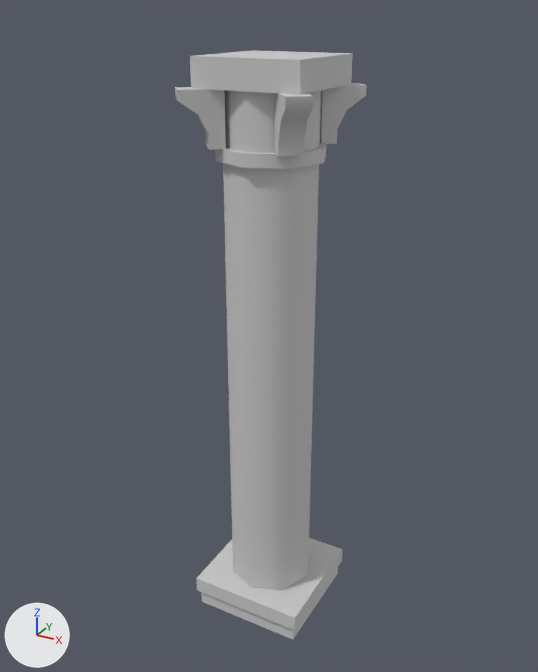
One commit to the FBX model Assets/Models/Environment/ST_Temple_A_08.fbx: the scene before it, then after it.
Rendered twice from a camera (50 mm lens) standing at (4.78, -8.77, 9.07) and looking at (-0.1, 0.09, 4.64). Every picture has the same lights, and +X, +Y and +Z are marked at lower left. Where no turn or scale is listed for an object, it has been applied to the vertices.

Objects in the first picture: 'ST_Temple_A_08'.
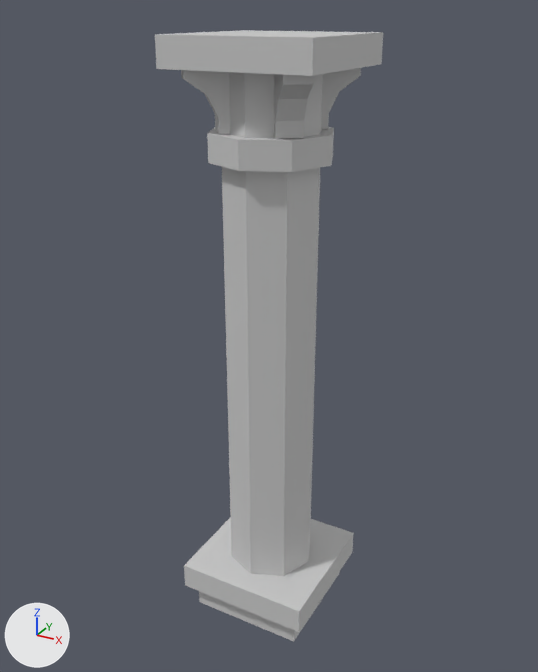
Patch to the scene script:
```diff
--- a/Assets/Models/Environment/ST_Temple_A_08.fbx.py
+++ b/Assets/Models/Environment/ST_Temple_A_08.fbx.py
@@ me_mesh @@
 # used by ob_st_temple_a_08; location = (0.0, 0.0, 0.0)
-me_mesh.from_pydata(...)  # 152 vertices, 116 faces; spans x -1.0..1.0, y -1.0..1.0, z 0.0..8.54
+me_mesh.from_pydata(...)  # 152 vertices, 116 faces; spans x -1.05..1.05, y -1.04..1.09, z 0.0..8.79
+# me_mesh part 1: a new loose piece, a box spanning x -1.05..1.05, y -1.01..1.09, z 8.4..8.79, in mat_material__24 (its picture is missing)
+# me_mesh part 2: the loose piece of 20 vertices spanning x 0.34..0.96, y -1.0..-0.35, z 7.43..8.16 is scaled about its middle by 1.1, then moved by (-0.07, 0.09, 0.23)
+# me_mesh part 3: the loose piece of 20 vertices spanning x -1.0..-0.35, y -0.96..-0.34, z 7.43..8.16 is scaled about its middle by 1.1, then moved by (0.09, 0.07, 0.23)
+# me_mesh part 4: the loose piece of 20 vertices spanning x 0.35..1.0, y 0.34..0.96, z 7.43..8.16 is scaled about its middle by 1.1, then moved by (-0.09, -0.07, 0.23)
+# me_mesh part 5: the loose piece of 48 vertices spanning x -0.76..0.76, y -0.76..0.76, z 0.51..8.17 is rebuilt with 48 vertices and now spans x -0.86..0.86, y -0.86..0.86, z 0.53..8.41
+# me_mesh part 6: the loose piece of 16 vertices spanning x -0.91..0.91, y -0.91..0.91, z 0.0..0.51 is rebuilt with 16 vertices and now spans x -1.04..1.04, y -1.04..1.04, z 0.0..0.82
+# me_mesh part 7: the loose piece of 8 vertices spanning x -0.75..0.75, y -0.72..0.79, z 8.16..8.54 is deleted
 me_mesh.materials.append(mat_material__24)
```

Boxes (x1, y1, x2, y2) around the edits, measured in the pictures (538 x 672 px; the box of a moved part takes in the faces that stretch with it):
'ST_Temple_A_08', reshaped (19% wider): before (175, 50, 367, 640); after (155, 30, 383, 642)
part 1 of me_mesh, added: after (155, 30, 383, 76)
part 2 of me_mesh, moved or reshaped: before (275, 93, 313, 156); after (274, 74, 314, 139)
part 3 of me_mesh, moved or reshaped: before (175, 87, 226, 150); after (181, 70, 230, 134)
part 4 of me_mesh, moved or reshaped: before (320, 83, 367, 144); after (321, 68, 361, 129)
part 5 of me_mesh, rebuilt (14% wider): before (215, 90, 326, 590); after (207, 72, 334, 576)
part 6 of me_mesh, rebuilt (16% wider, 22% taller): before (196, 538, 343, 640); after (184, 517, 354, 642)
part 7 of me_mesh, deleted: before (190, 50, 353, 94)
